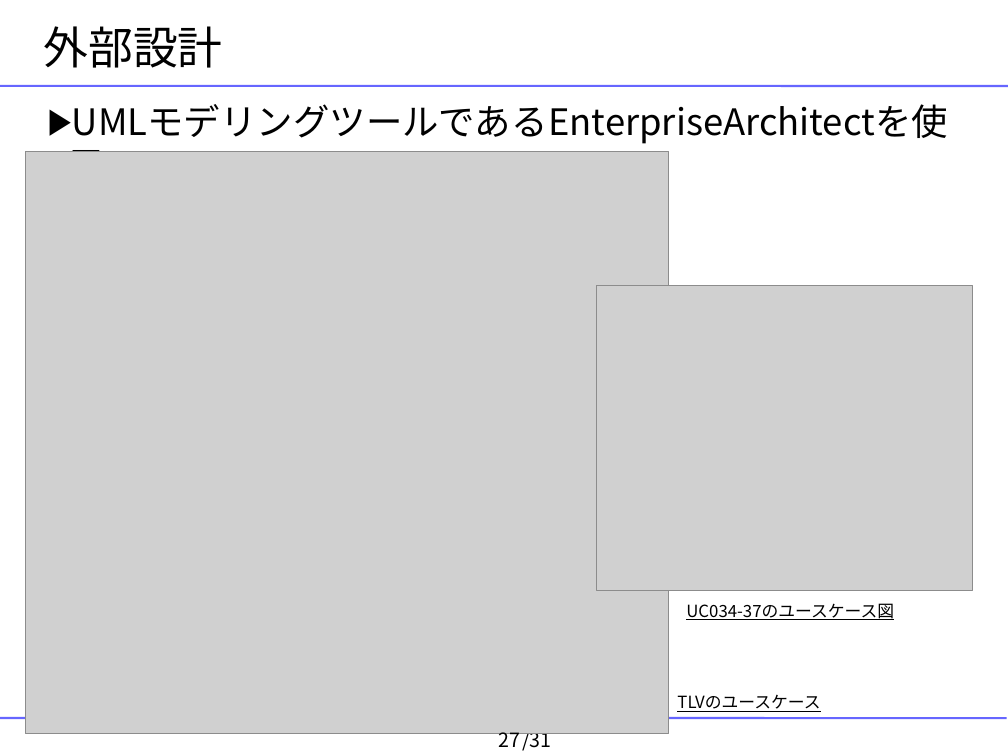
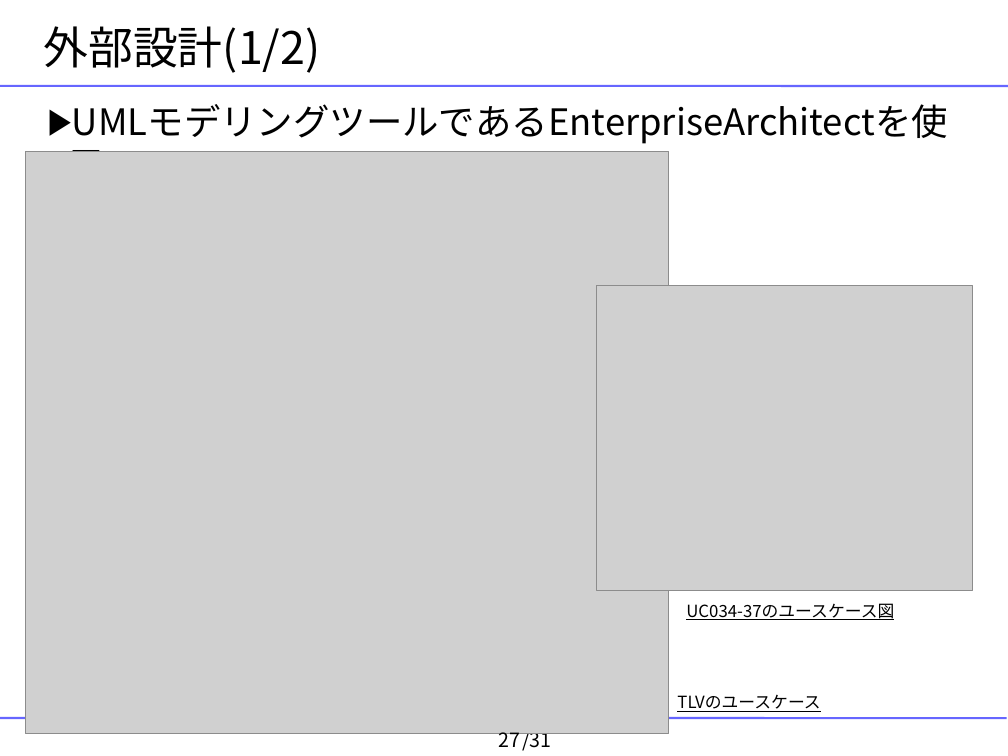
Before and after one commit to YixiaoLi/tlv4mc, a slide deck: slide 27 of doc/masterThesis/2008/goto/goto-thesis-slide.ppt. Drawn at 1008x756 pixels with LibreOffice and Linux fonts; fonts in the diff are those of the drawing; grey boxes stand for pictures; background and template pictures are left out. Boxes give left, top, right and bottom in pixels: in the first picture for what was removed or moved away, otherwise in the second. Text is boxed around its words. In the diff, an @@ line names an element or a change of style, - is before the commit and + after.

```diff
--- a/doc/masterThesis/2008/goto/goto-thesis-slide.ppt
+++ b/doc/masterThesis/2008/goto/goto-thesis-slide.ppt
@@ title at (x1=44, y1=26, x2=321, y2=73): text changed @@
-外部設計
+外部設計(1/2)
```
Also in this commit, not shown: 1 other slide changed, 27 other files.
